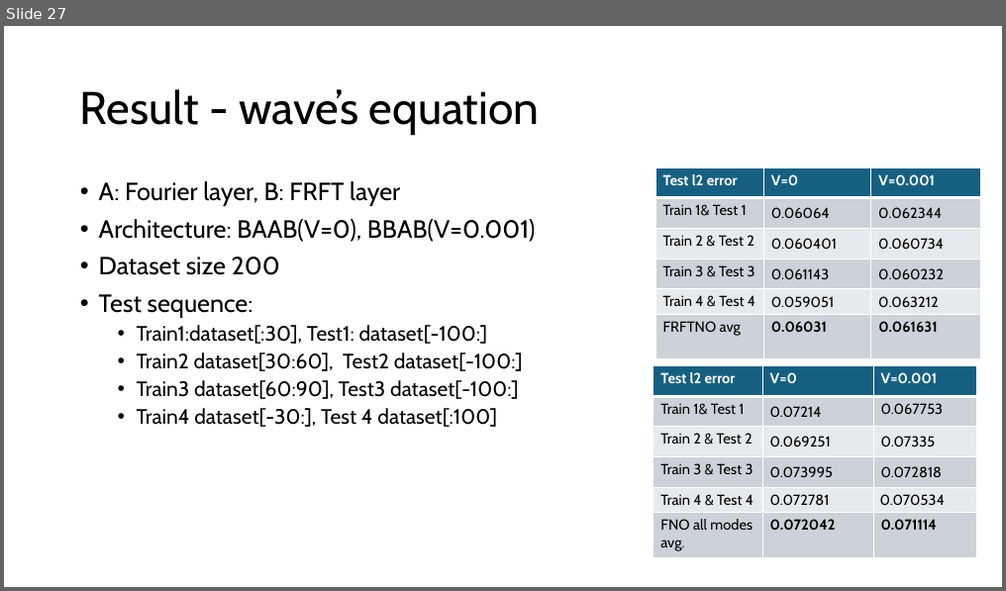
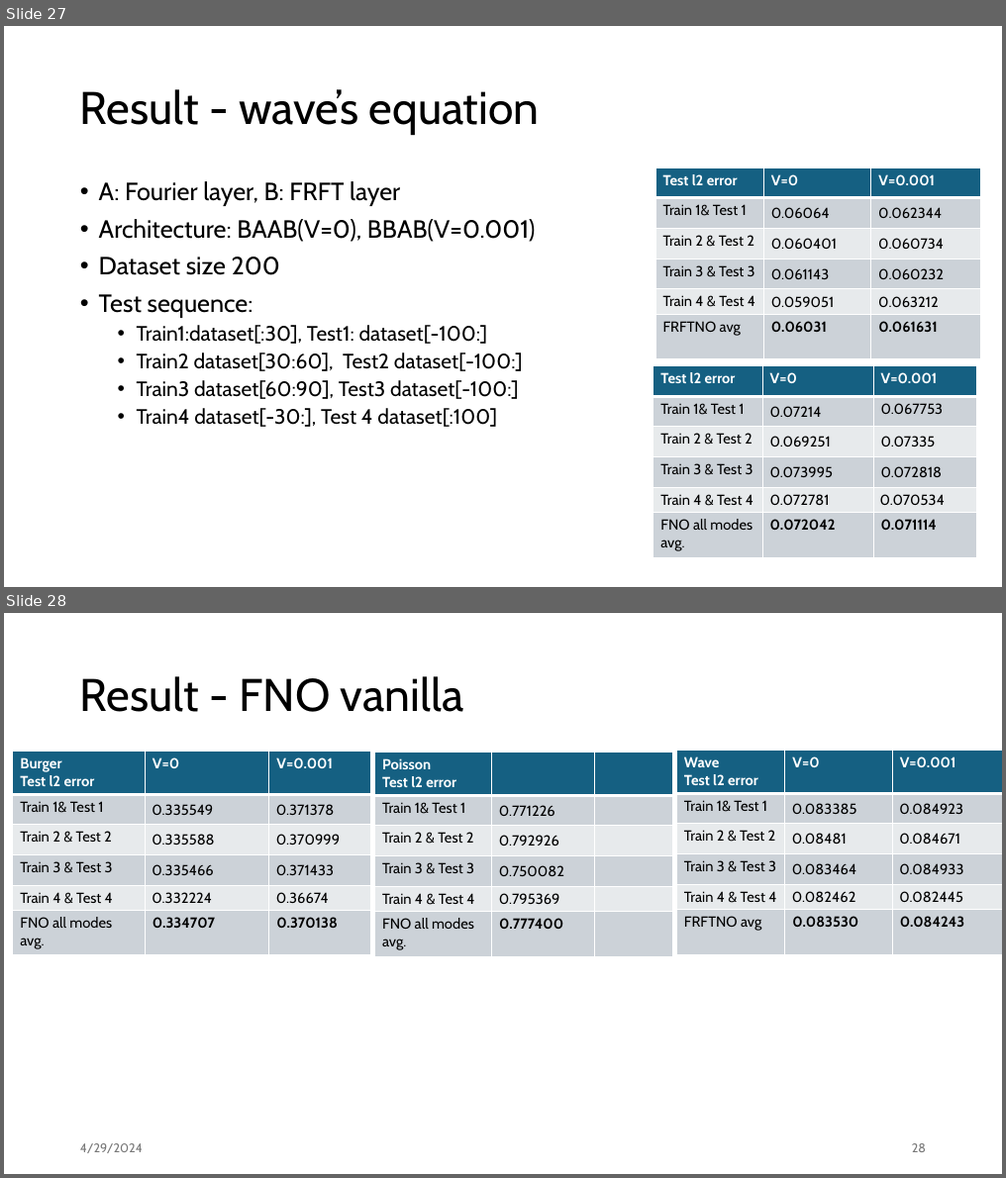
Before and after one commit to suweiyang0106/FRFTNO---Project, a slide deck: Result/Project presentation.pptx. Shown one above the other, each under a label of ours: slide 27 before the commit, slides 27 and 28 after it. The pictures are 1006x591 and 1006x1178 pixels, drawn with LibreOffice and Linux fonts; fonts in the diff are those of the drawing. Boxes give left, top, right and bottom in pixels: in the first picture for what was removed or moved away, otherwise in the second. Text is boxed around its words. In the diff, an @@ line names an element or a change of style, - is before the commit and + after.

```diff
--- a/Result/Project presentation.pptx
+++ b/Result/Project presentation.pptx
@@ slide 28 added at (4, 613, 1002, 1174), background #FFFFFF @@
@@ title added at (80, 676, 463, 712), 44 pt, text #000000 @@
+Result - FNO vanilla
@@ table added at (13, 752, 371, 956), 6 rows, 3 columns @@
+Burger / Test l2 error | V=0 | V=0.001
+Train 1& Test 1 | 0.335549 | 0.371378
+Train 2 & Test 2 | 0.335588 | 0.370999
+Train 3 & Test 3 | 0.335466 | 0.371433
+Train 4 & Test 4 | 0.332224 | 0.36674
+FNO all modes avg. | 0.334707 | 0.370138
@@ table added at (374, 753, 672, 956), 6 rows, 3 columns @@
+Poisson / Test l2 error |  | 
+Train 1& Test 1 | 0.771226 | 
+Train 2 & Test 2 | 0.792926 | 
+Train 3 & Test 3 | 0.750082 | 
+Train 4 & Test 4 | 0.795369 | 
+FNO all modes avg. | 0.777400 | 
@@ table added at (677, 751, 1002, 955), 6 rows, 3 columns @@
+Wave / Test l2 error | V=0 | V=0.001
+Train 1& Test 1 | 0.083385 | 0.084923
+Train 2 & Test 2 | 0.08481 | 0.084671
+Train 3 & Test 3 | 0.083464 | 0.084933
+Train 4 & Test 4 | 0.082462 | 0.082445
+FRFTNO avg | 0.083530 | 0.084243
@@ text added at (80, 1144, 143, 1154), 12 pt, text #797979 @@
+4/29/2024
@@ page number added at (912, 1144, 926, 1153), 12 pt, text #797979 @@
+28
```
Also in this commit, not shown: 27 slides changed, 3 other files.
